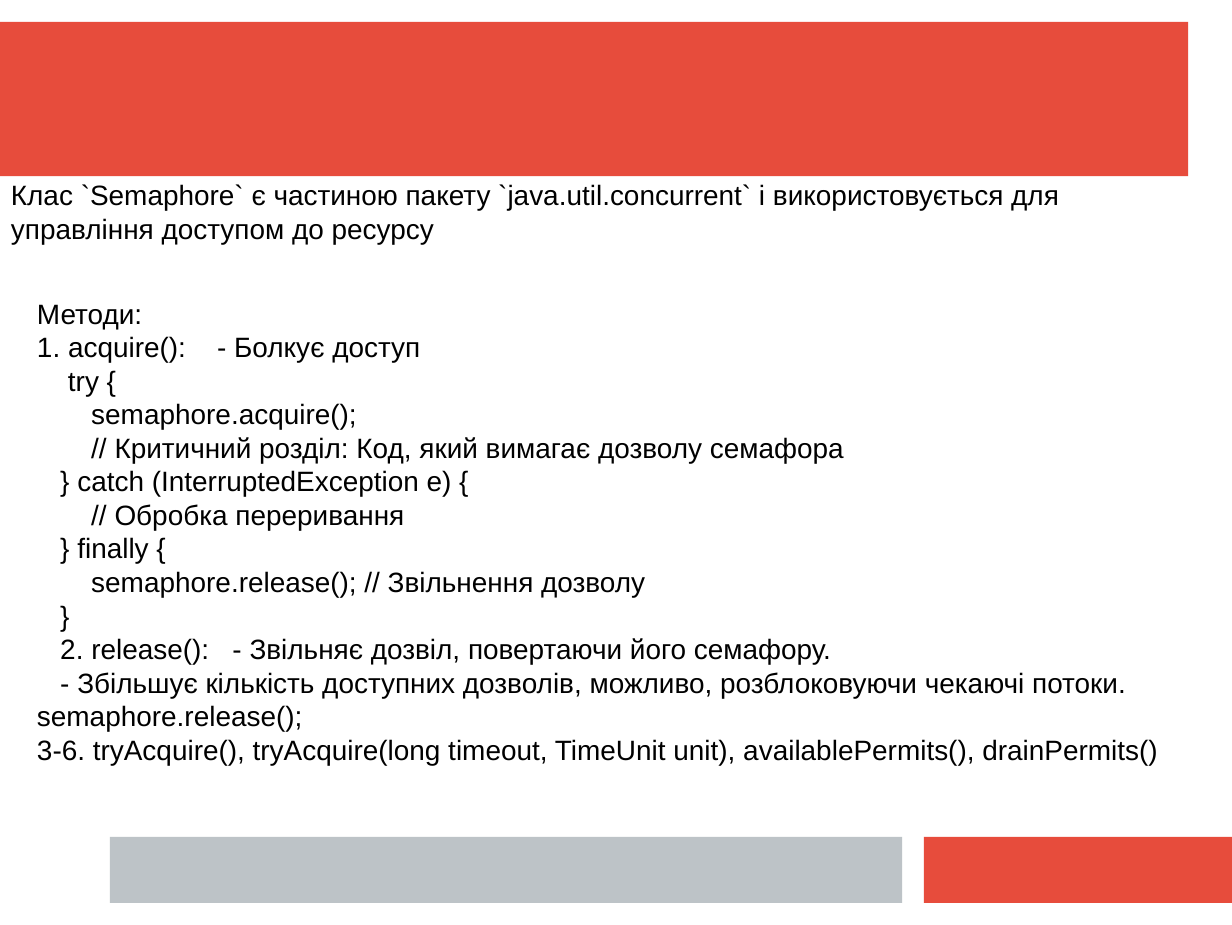
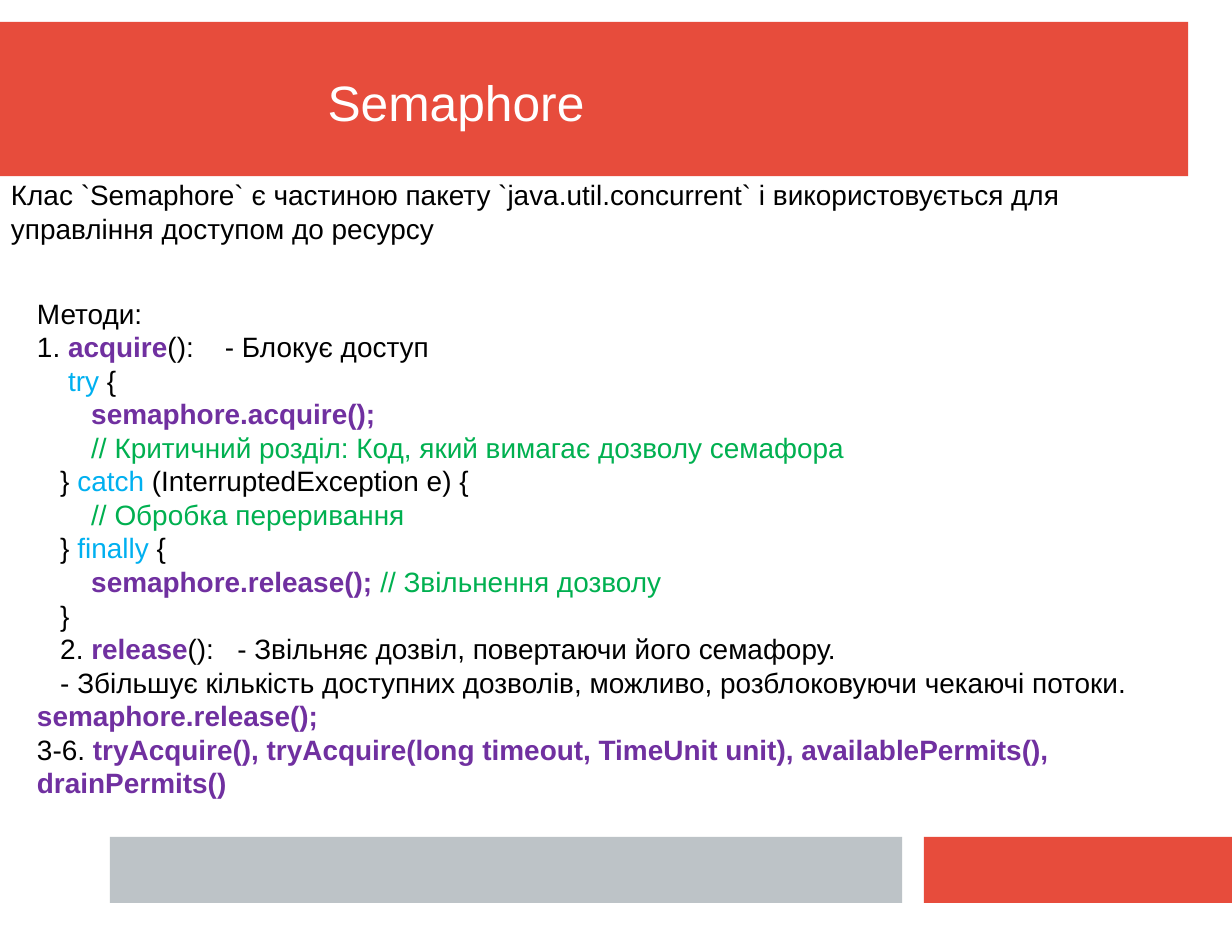
Before and after one commit to mecchmatProjects/JavaCourse, a slide deck: slide 55 of L10_Multi/JavaTutorUkr10.ppt. Drawn at 1232x925 pixels with LibreOffice and Linux fonts; fonts in the diff are those of the drawing. Boxes give left, top, right and bottom in pixels: in the first picture for what was removed or moved away, otherwise in the second. Text is boxed around its words. In the diff, an @@ line names an element or a change of style, - is before the commit and + after.

```diff
--- a/L10_Multi/JavaTutorUkr10.ppt
+++ b/L10_Multi/JavaTutorUkr10.ppt
@@ text added at [328, 85, 585, 131], 32 pt, text #FFFFFF @@
+Semaphore
@@ text at [37, 336, 429, 362]: text changed @@
-1. acquire(): - Болкує доступ
+1. acquire(): - Блокує доступ
@@ text at [37, 373, 1048, 799]: text colour #000000 to #00B0F0 in "try", "catch", "finally"; text colour #000000 to #7030A0, bold on in "semaphore.acquire();", "semaphore.release();", "release():", "semaphore.release();" and 1 more places; text colour #000000 to #00B050 in "// Критичний розділ: Код, який вимагає дозволу ...", "// Обробка переривання", "// Звільнення дозволу" @@
```
Also in this commit, not shown: 18 other slides changed, 36 slides added, 6 other files.
